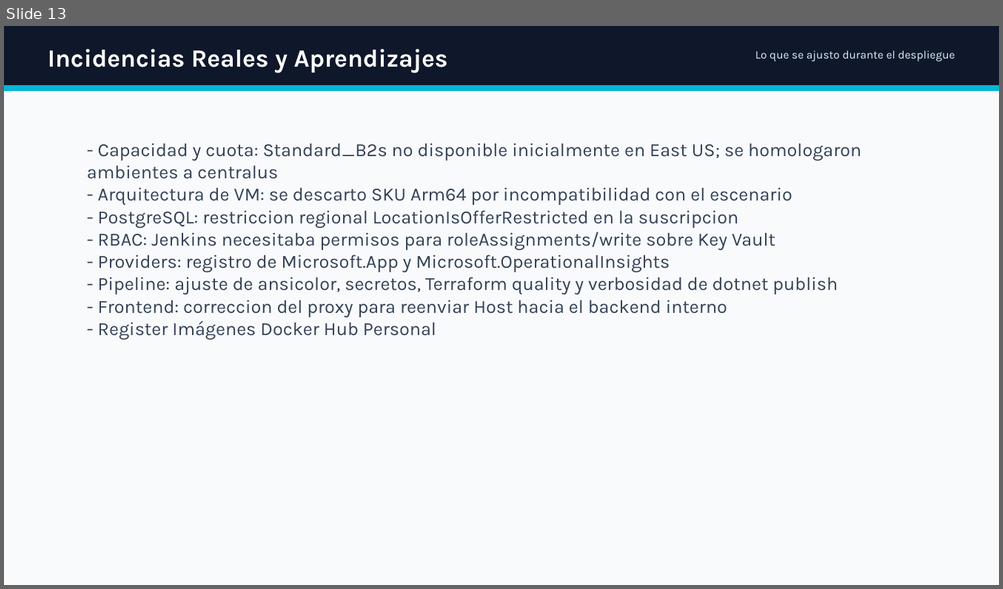
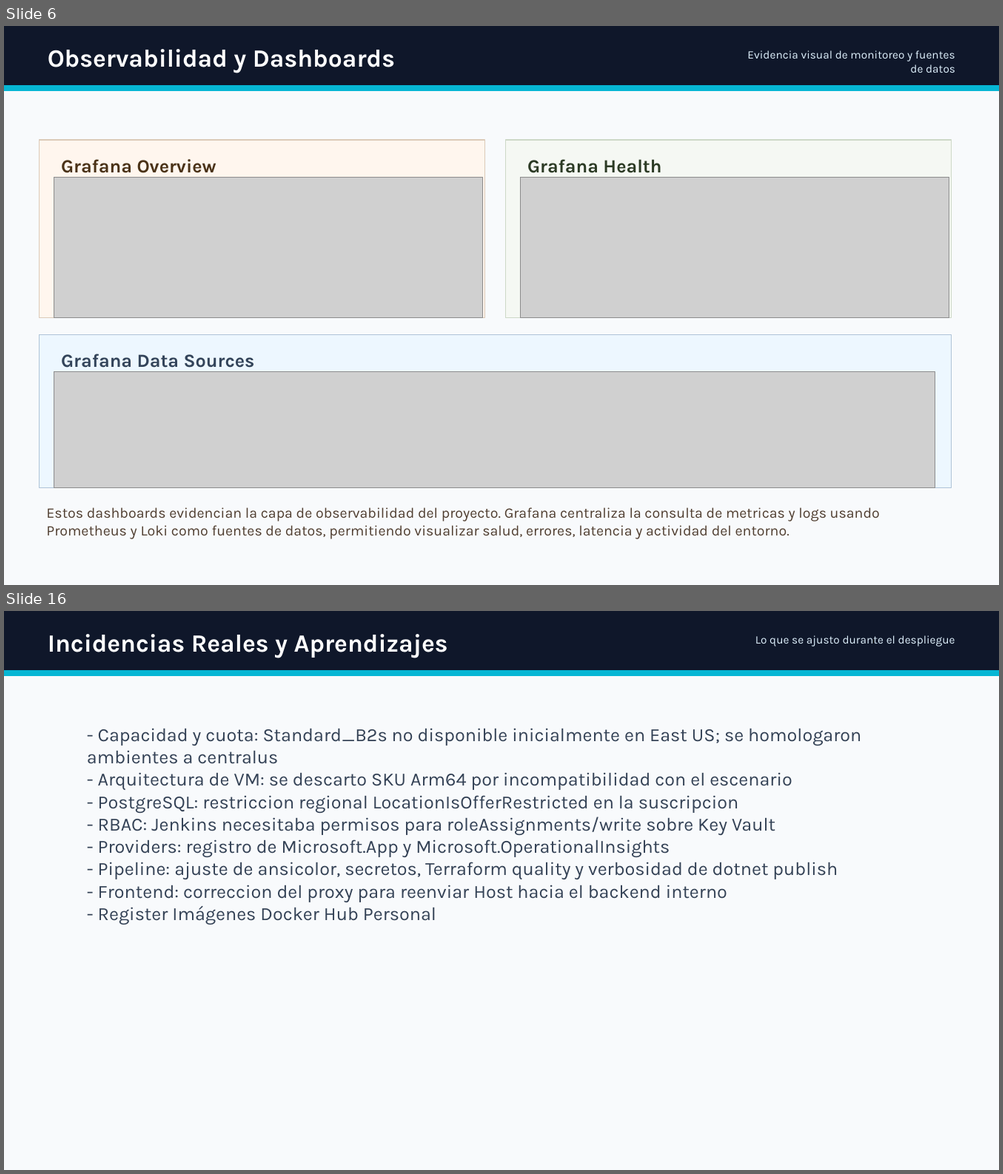
Before and after one commit to ti-devops-diplomado/ti-garantias, a slide deck: docs/Presentacion_Ti_Garantias_DevOps_final_con_gestion_trabajo_github.pptx. Shown one above the other, each under a label of ours: slide 13 before the commit, slides 6 and 16 after it; the slides between them are not shown. The pictures are 1003x589 and 1003x1174 pixels, drawn with LibreOffice and Linux fonts; fonts in the diff are those of the drawing; grey boxes stand for pictures; background and template pictures are left out. Boxes give left, top, right and bottom in pixels: in the first picture for what was removed or moved away, otherwise in the second. Text is boxed around its words. In the diff, an @@ line names an element or a change of style, - is before the commit and + after.

```diff
--- a/docs/Presentacion_Ti_Garantias_DevOps_final_con_gestion_trabajo_github.pptx
+++ b/docs/Presentacion_Ti_Garantias_DevOps_final_con_gestion_trabajo_github.pptx
@@ slide 6 added at <box>4,26,999,585</box>, background picture (left out); not listed: 1 template element that a slide beside it also shows @@
@@ rectangle added at <box>4,26,999,585</box>, fill #F8FAFC, outline #F8FAFC 1.5 pt @@
@@ rectangle added at <box>4,26,999,87</box>, fill #0F172A, outline #0F172A 1.5 pt @@
@@ text added at <box>48,49,395,73</box>, 24 pt, text #FFFFFF, bold @@
+Observabilidad y Dashboards
@@ text added at <box>747,50,955,73</box>, 11 pt, text #E0F2FE @@
+Evidencia visual de monitoreo y fuentes de datos
@@ rectangle added at <box>4,87,999,91</box>, fill #06B6D4, outline #06B6D4 1.5 pt @@
@@ rectangle added at <box>39,140,484,318</box>, fill #FFF6EE, outline #DBCAB8 1 pt @@
@@ rectangle added at <box>506,140,950,318</box>, fill #F5F8F3, outline #CDD8C7 1 pt @@
@@ picture added at <box>54,178,483,318</box> @@
@@ text added at <box>61,159,216,173</box>, 18 pt, text #4A3217, bold @@
+Grafana Overview
@@ picture added at <box>521,178,949,318</box> @@
@@ text added at <box>527,159,661,173</box>, 18 pt, text #2B3A24, bold @@
+Grafana Health
@@ rectangle added at <box>39,335,950,488</box>, fill #EDF7FF, outline #AFC3D7 1 pt @@
@@ text added at <box>61,354,255,368</box>, 18 pt, text #33445A, bold @@
+Grafana Data Sources
@@ picture added at <box>54,372,935,488</box> @@
@@ text added at <box>46,508,879,540</box>, 14 pt, text #4F3D2F @@
+Estos dashboards evidencian la capa de observabilidad del proyecto. Grafana centraliza la consulta de metricas y logs usando Prometheus y Loki como fuentes de datos, permitiendo visualizar salud, errores, latencia y actividad del entorno.
@@ what was slide 13 is now slide 16 @@
```
Also in this commit, not shown: 3 slides changed, 8 other slides added, 6 slides removed, 5 other files.
